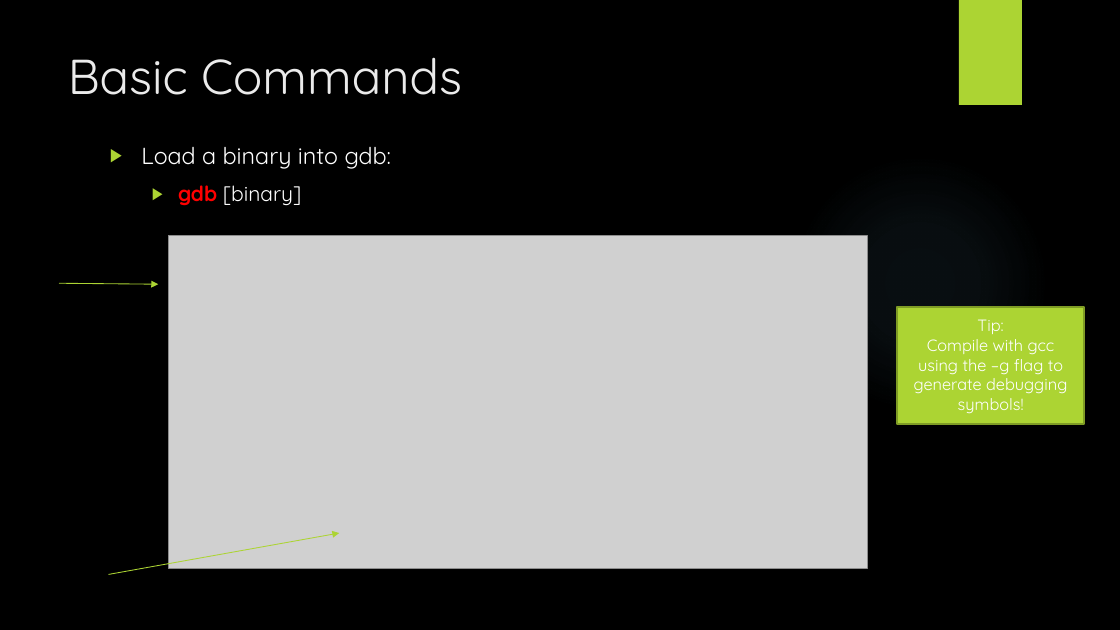
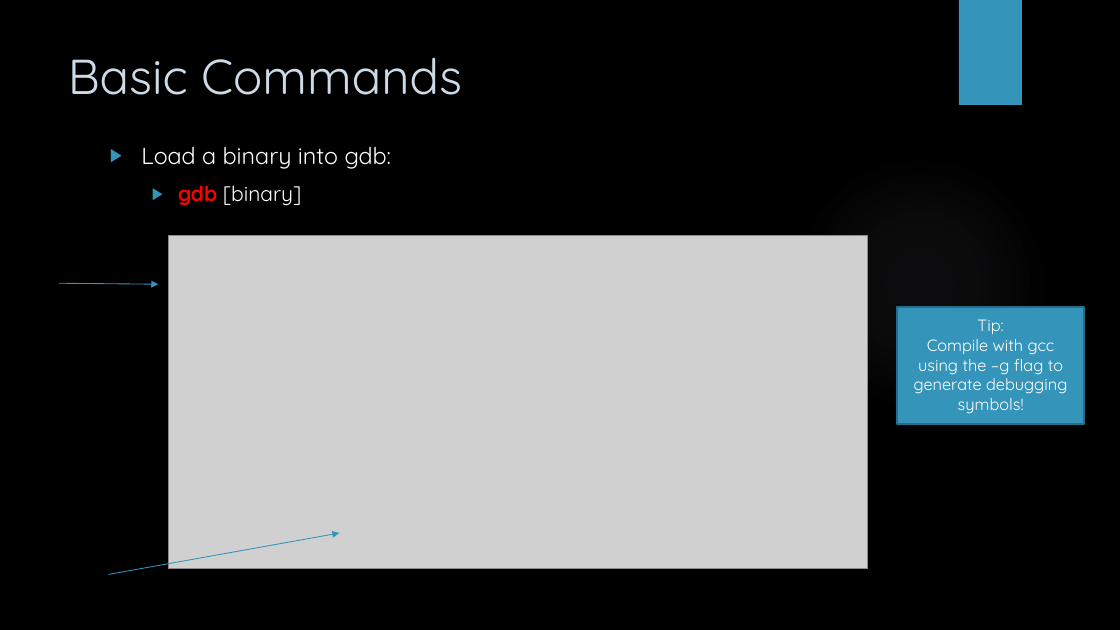
Before and after one commit to mbaccia514/LUG, a slide deck: slide 23 of GDB and Git.pptx (slide 7 before the commit). Drawn at 1120x630 pixels with LibreOffice and Linux fonts; fonts in the diff are those of the drawing; grey boxes stand for pictures; background and template pictures are left out. Boxes give left, top, right and bottom in pixels: in the first picture for what was removed or moved away, otherwise in the second. Text is boxed around its words. In the diff, an @@ line names an element or a change of style, - is before the commit and + after.

```diff
--- a/GDB and Git.pptx
+++ b/GDB and Git.pptx
@@ rectangle at bbox=[959, 0, 1022, 105]: fill #ACD433 to #3494BA @@
@@ title "Basic Commands" at bbox=[68, 57, 462, 95]: text colour #EBEBEB to #CEDBE6 @@
@@ text "Load a binary into gdb:" at bbox=[141, 147, 392, 206]: bullet colour #ACD433 to #3494BA @@
@@ ellipse at bbox=[791, 154, 1049, 413]: fill gradient #7AC4F0 to gradient #AAA7BC @@
@@ arrow (60, 283) - (158, 284): stroke #ACD433 0.75 pt to #3494BA 0.75 pt @@
@@ rectangle at bbox=[897, 307, 1084, 423]: fill #ACD433 to #3494BA; outline #7F9D26 1.5 pt to #266D8A 1.5 pt @@
@@ arrow (109, 575) - (339, 534): stroke #ACD433 0.75 pt to #3494BA 0.75 pt @@
```
Also in this commit, not shown: 14 other slides changed, 17 slides added, 2 other files.
